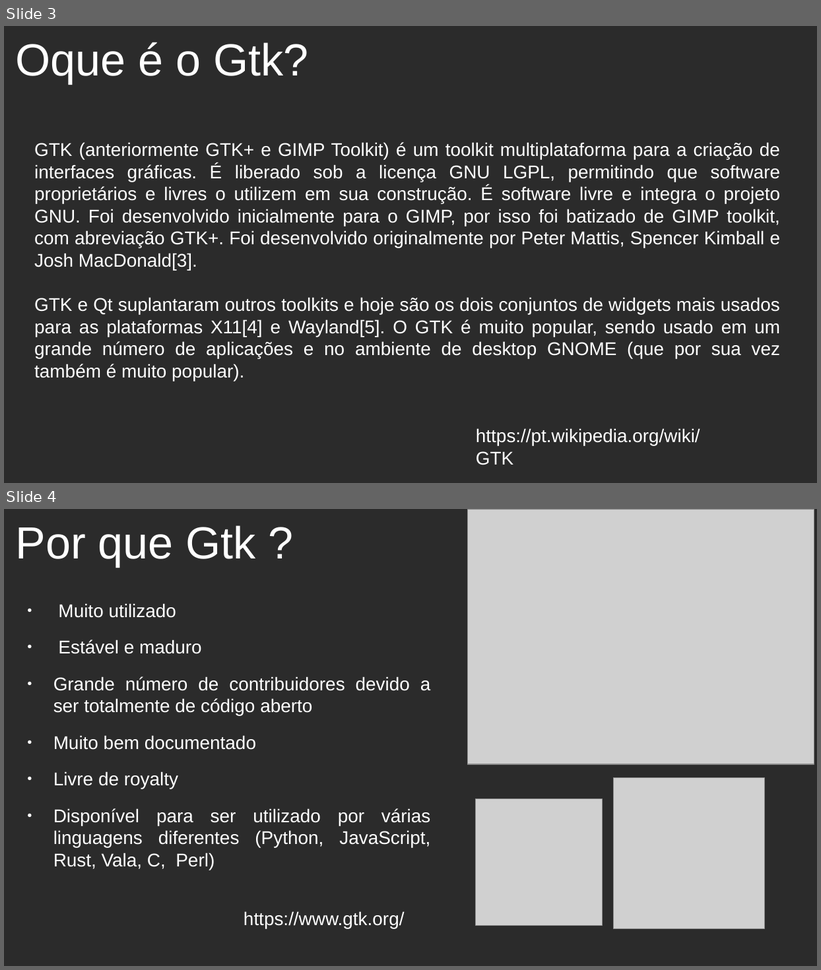
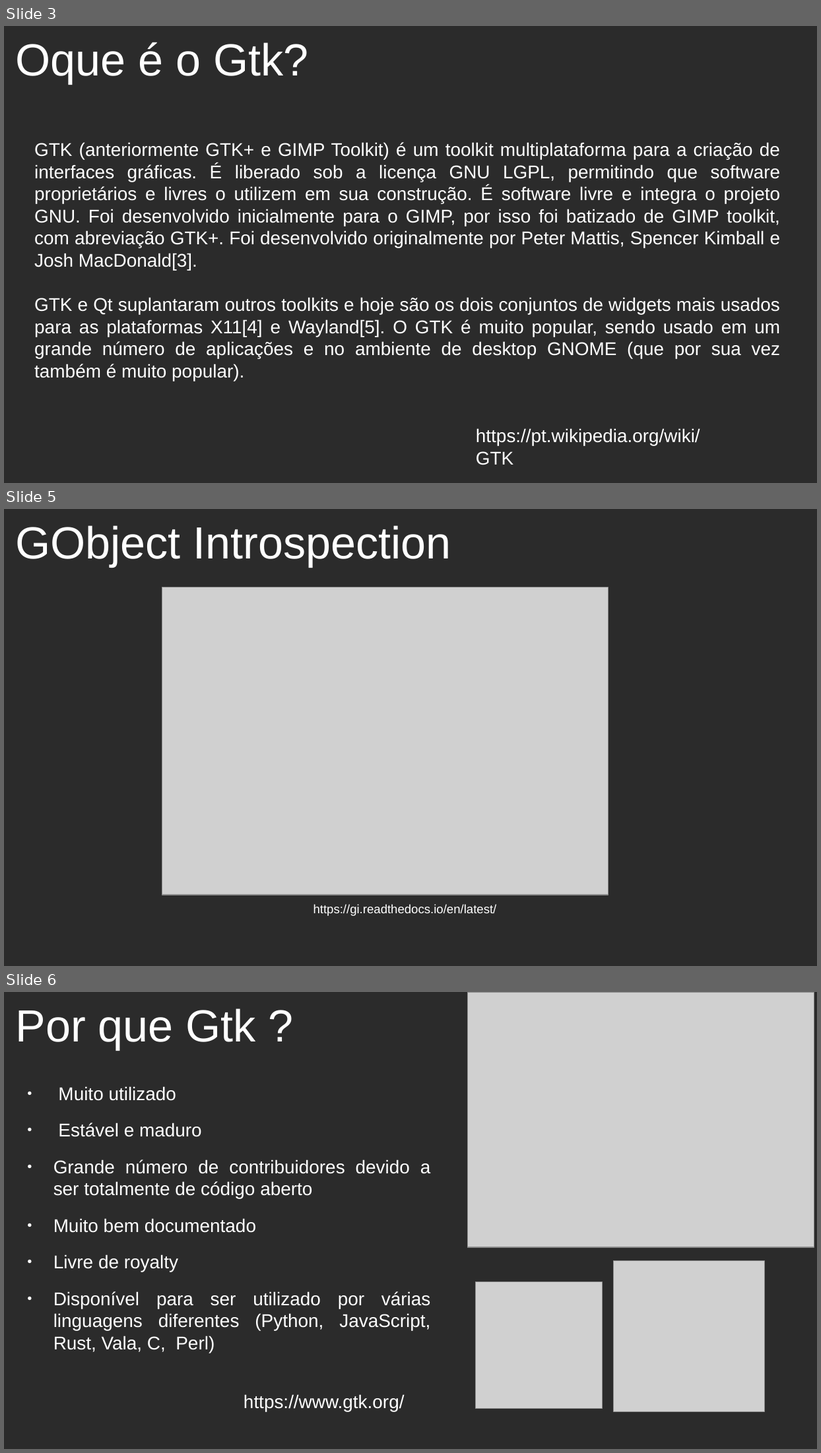
Before and after one commit to MichaelDeMattos/grupy, a slide deck: pylestra.odp. Shown one above the other, each under a label of ours: slides 3 and 4 before the commit, slides 3, 5 and 6 after it; the slides between them are not shown. The pictures are 821x970 and 821x1453 pixels, drawn with LibreOffice and Linux fonts; fonts in the diff are those of the drawing; grey boxes stand for pictures; background and template pictures are left out; a plain dark background stands for a picture behind light text. Boxes give left, top, right and bottom in pixels: in the first picture for what was removed or moved away, otherwise in the second. Text is boxed around its words. In the diff, an @@ line names an element or a change of style, - is before the commit and + after.

```diff
--- a/pylestra.odp
+++ b/pylestra.odp
@@ slide 5 added at (x1=4, y1=509, x2=817, y2=966), background picture (left out) @@
@@ title added at (x1=16, y1=525, x2=451, y2=567), 44 pt, text #FFFFFF @@
+GObject Introspection
@@ picture added at (x1=162, y1=588, x2=609, y2=895) @@
@@ text added at (x1=314, y1=904, x2=497, y2=916), 12 pt, text #FFFFFF @@
+https://gi.readthedocs.io/en/latest/
@@ what was slide 4 is now slide 6 @@
```
Also in this commit, not shown: 1 other slide added.
